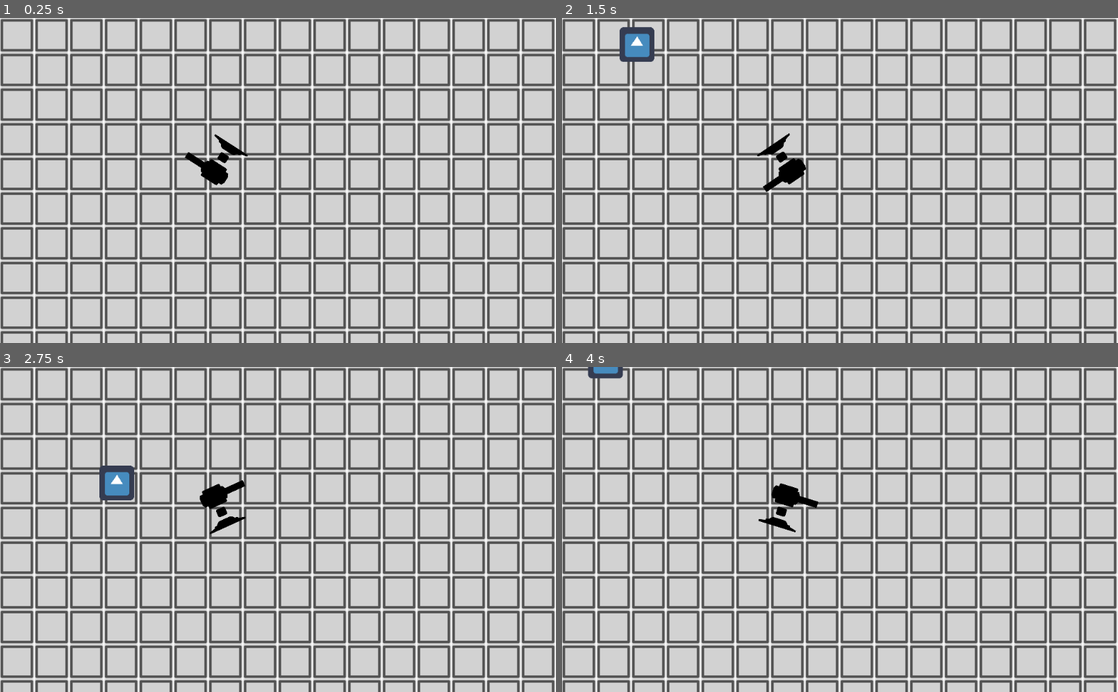
Above: before the commit, frames 1-4 (two rows, left to right).
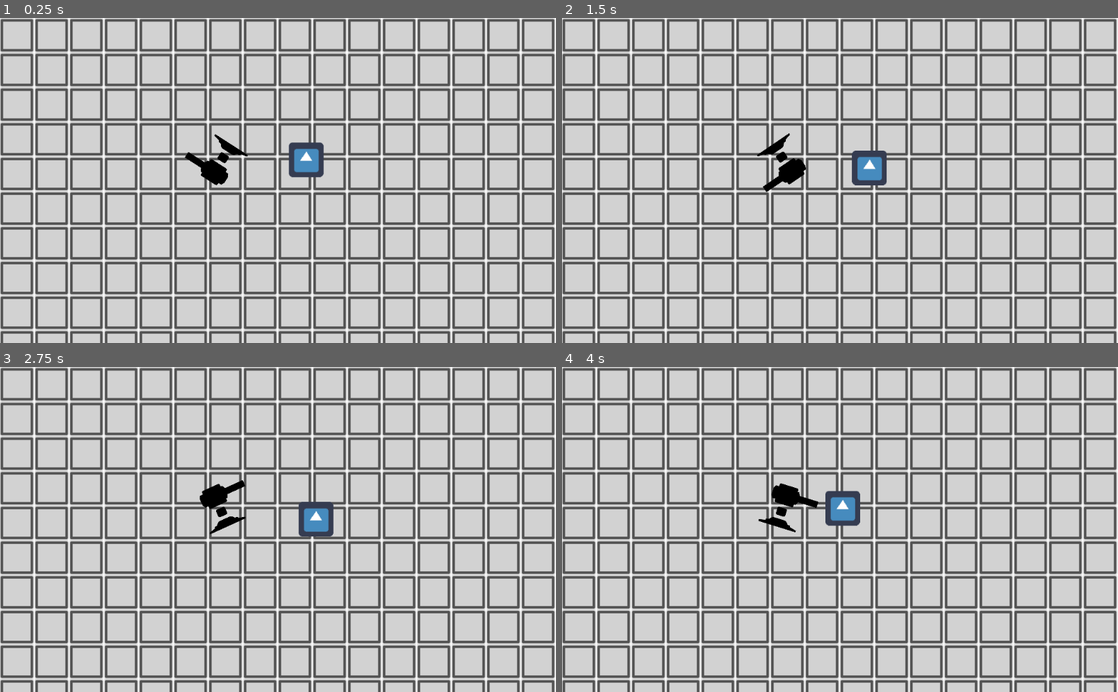
Above: after the commit, the same moments.

Repository: BadLuckPaiton/Waifu
Game: Godot game, scene res://World/Beta.tscn
Two runs of this game, one before a commit and one after it. Both use one fixed random seed, a clock stepped at 60 frames per second and the inputs below. The engine's default icon, where the game draws it, is replaced by a stand-in: a white triangle on a blue panel in a dark square.
Inputs (mouse positions are in pixels of both pictures, inside the frame that each line leads up to):
- Up to frame 1 (0.25 s): no input
- Up to frame 2 (1.5 s): tap Enter at 0.5 s; move the mouse to (962, 164) at 0.52 s; hold Right (ui_right) 0.53-1.28 s; move the mouse to (728, 196) at 1.27 s; hold Down (ui_down) from 1.28 s (still down)
- Up to frame 3 (2.75 s): move the mouse to (333, 458) at 2.02 s; release Down (ui_down) at 2.03 s; hold Right (ui_right) from 2.03 s (still down)
- Up to frame 4 (4 s): tap Space at 2.75 s; move the mouse to (812, 594) at 2.77 s; release Right (ui_right) at 2.78 s; hold Up (ui_up) 2.78-3.53 s; move the mouse to (1006, 578) at 3.52 s; hold Left (ui_left) from 3.53 s (still down)

The runs differ from the first frame. In frame 1, 0.7% of the frame differs, in the area x 51-59%, y 38-50%; in frame 2, 1.3%; in frame 3, 1.3%, in the area x 17-60%, y 30-53%; in frame 4, 0.9%.

Commit message:
merge fix

Diff:
--- a/Character/Player_and_turret.tscn
+++ b/Character/Player_and_turret.tscn
@@ -6,7 +6,7 @@
 [node name="Node2D" type="Node2D"]
 
 [node name="Player" parent="." instance=ExtResource( 1 )]
-position = Vector2( -62.6623, 4.83062 )
+position = Vector2( 588.191, 277.281 )
 
 [node name="Turret" parent="." instance=ExtResource( 2 )]
 position = Vector2( 427.676, 270.625 )
--- a/Character/Turret.tscn
+++ b/Character/Turret.tscn
@@ -27,6 +27,6 @@
 [node name="StaticBody2D" type="StaticBody2D" parent="."]
 
 [node name="CollisionPolygon2D" type="CollisionPolygon2D" parent="StaticBody2D"]
+position = Vector2( 34.5586, 12.1908 )
 build_mode = 1
 polygon = PoolVector2Array( 9.43256, -1028.72, 265.722, -996.684, 511.332, -905.915, 708.889, -767.091, 815.676, -622.9 …(398 unchanged characters)…
-position = Vector2( 292.919, -130.353 )
